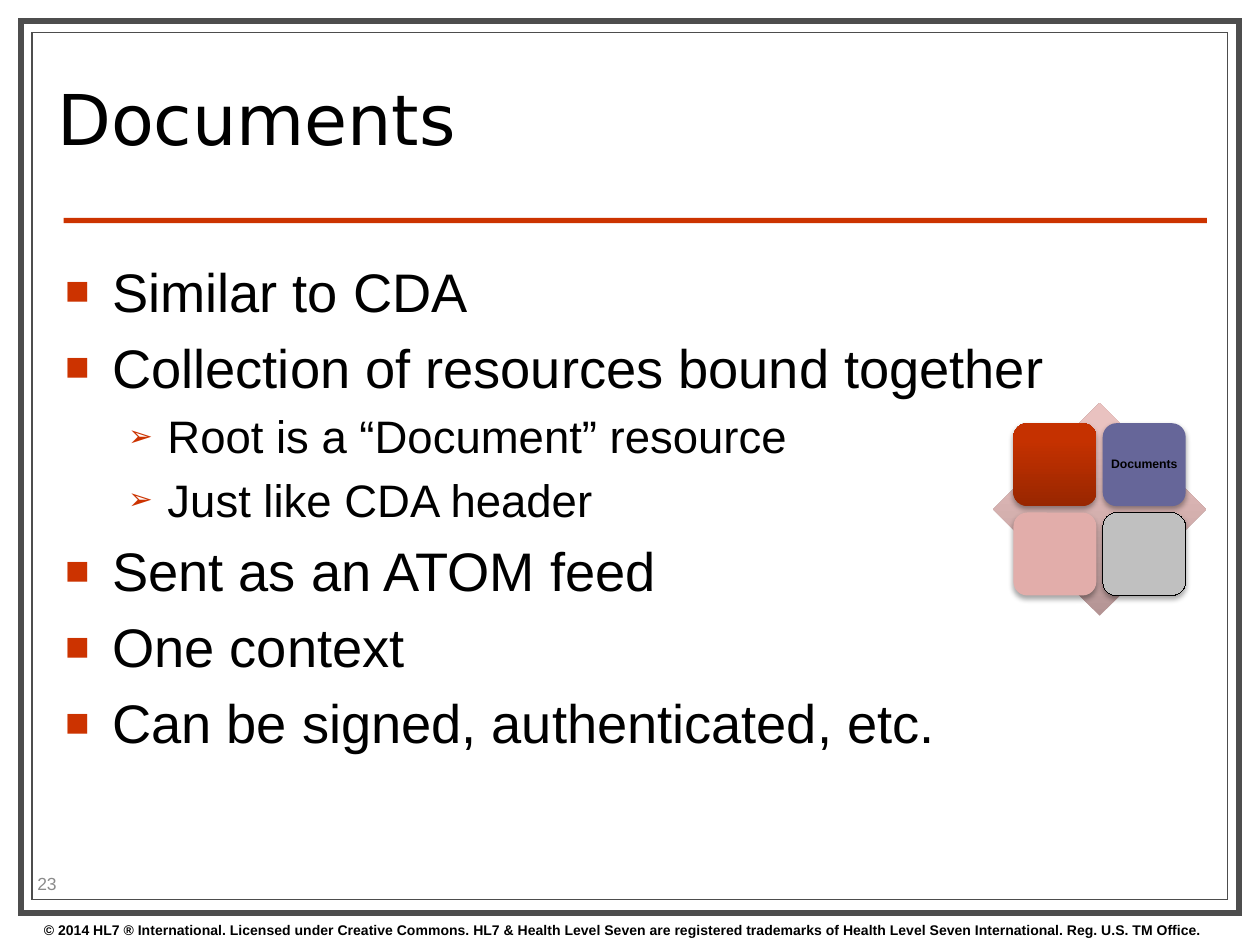
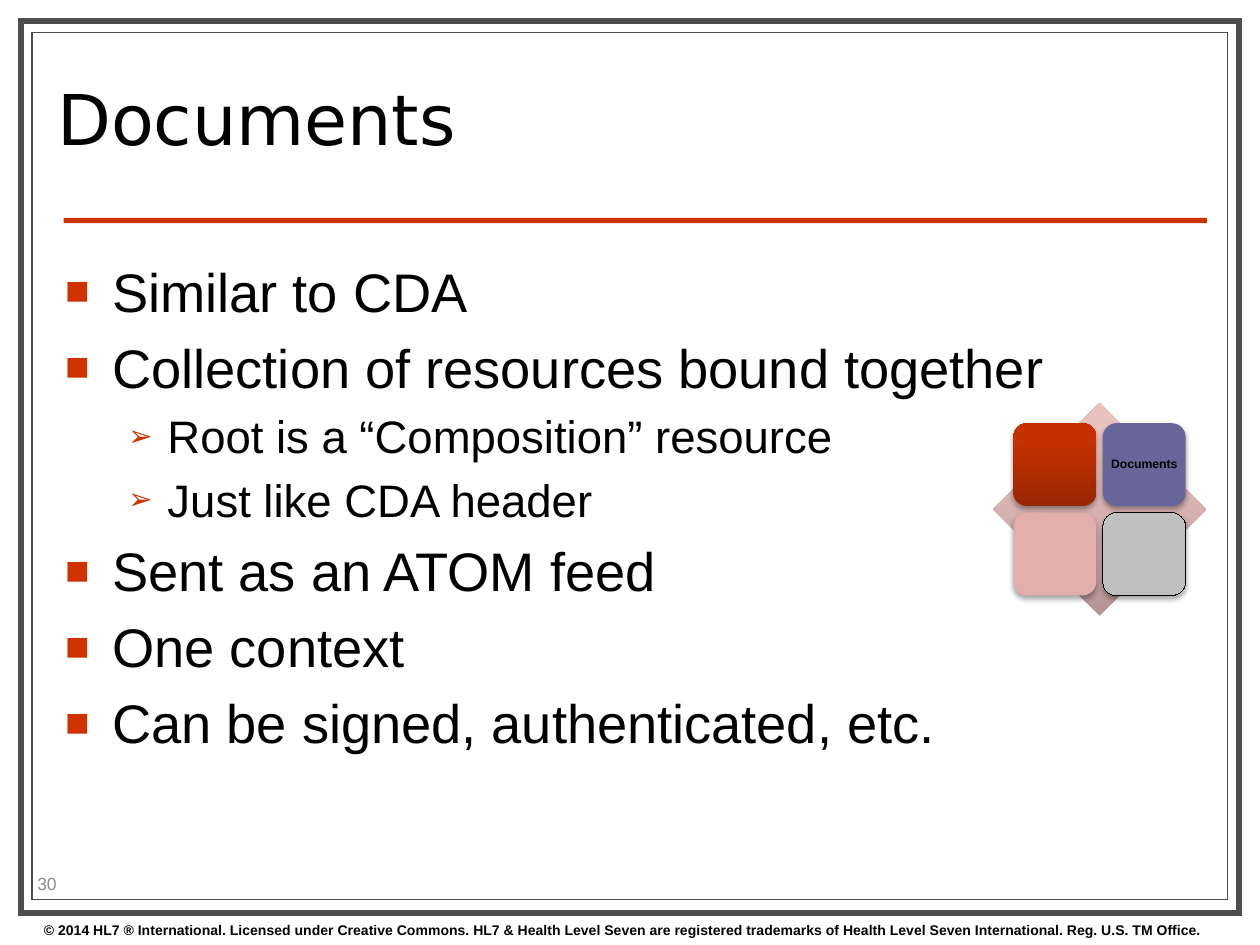
Before and after one commit to kevinpeterson/fhir, a slide deck: slide 30 of presentations/2014-01 Tutorials/Introduction to FHIR.pptx (slide 23 before the commit). Drawn at 1260x945 pixels with LibreOffice and Linux fonts; fonts in the diff are those of the drawing; background and template pictures are left out. Boxes give left, top, right and bottom in pixels: in the first picture for what was removed or moved away, otherwise in the second. Text is boxed around its words. In the diff, an @@ line names an element or a change of style, - is before the commit and + after.

```diff
--- a/presentations/2014-01 Tutorials/Introduction to FHIR.pptx
+++ b/presentations/2014-01 Tutorials/Introduction to FHIR.pptx
@@ text at (x1=167, y1=420, x2=832, y2=463): text changed @@
-  ➢ Root is a “Document” resource
+  ➢ Root is a “Composition” resource
@@ page number at (x1=37, y1=878, x2=56, y2=890): text changed @@
-23
+30
```
Also in this commit, not shown: 4 other slides changed.
